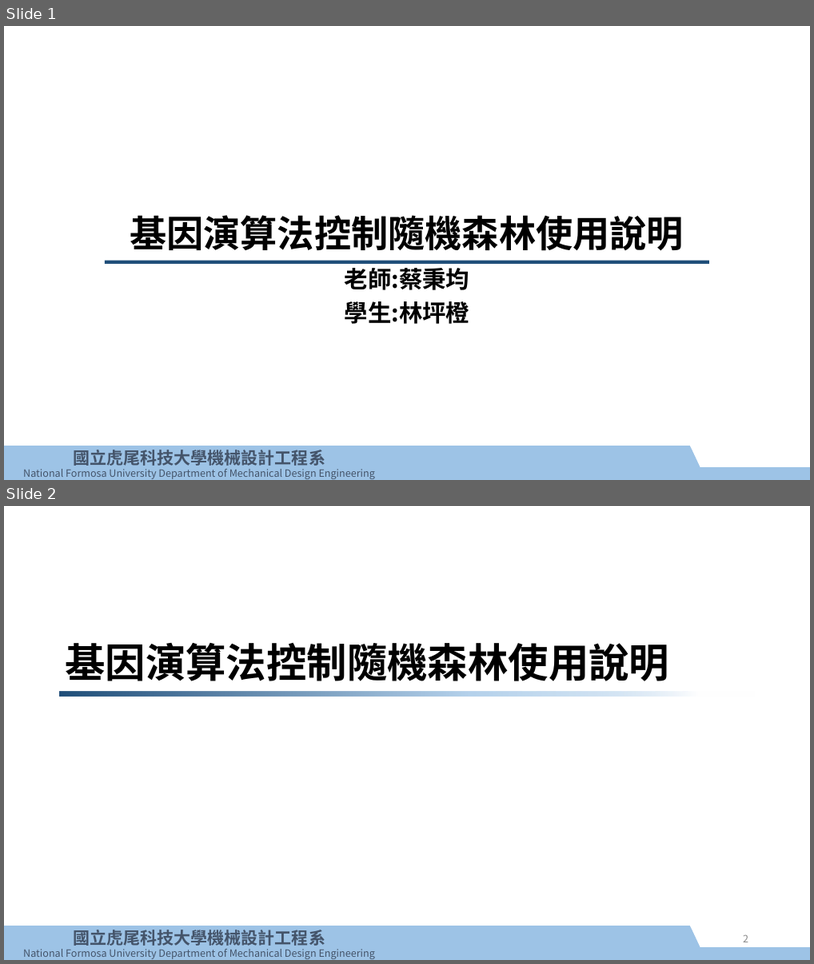
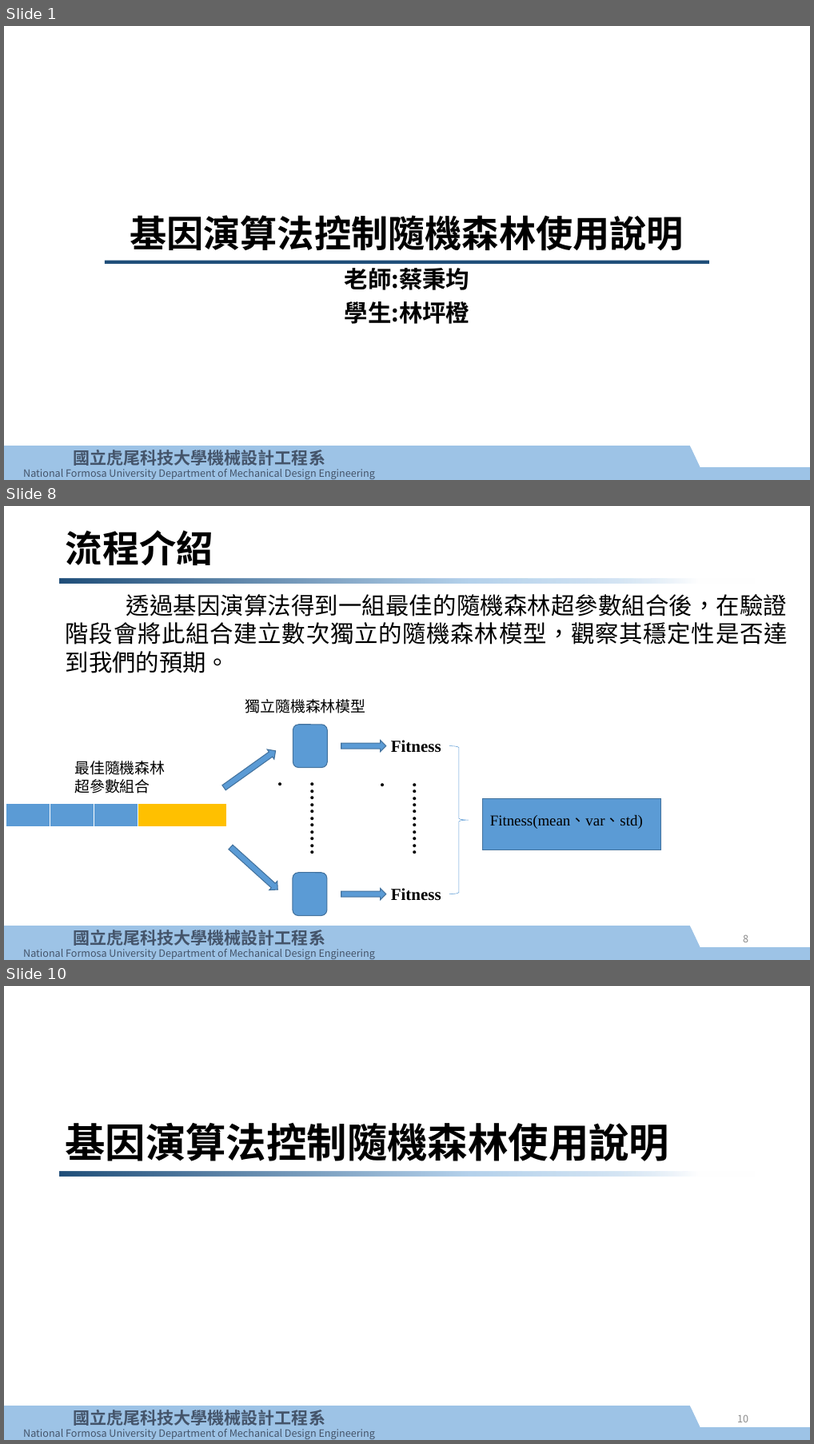
Before and after one commit to e970230/test, a slide deck: GA_RF/基因演算法控制隨機森林使用說明.pptx. Shown one above the other, each under a label of ours: slides 1 and 2 before the commit, slides 1, 8 and 10 after it; the slides between them are not shown. The pictures are 814x964 and 814x1444 pixels, drawn with LibreOffice and Linux fonts; fonts in the diff are those of the drawing; background and template pictures are left out. Boxes give left, top, right and bottom in pixels: in the first picture for what was removed or moved away, otherwise in the second. Text is boxed around its words. In the diff, an @@ line names an element or a change of style, - is before the commit and + after.

```diff
--- a/GA_RF/基因演算法控制隨機森林使用說明.pptx
+++ b/GA_RF/基因演算法控制隨機森林使用說明.pptx
@@ slide 8 added at (4, 506, 810, 960), background #FFFFFF; not listed: 4 template elements that a slide beside it also shows @@
@@ title added at (66, 530, 214, 565), 44 pt, text #000000, bold @@
+流程介紹
@@ rectangle added at (60, 579, 754, 584), fill gradient #1F4E79 to #B5D2EC to #FFFFFF @@
@@ text added at (66, 594, 788, 673), 28 pt, text #000000 @@
+透過基因演算法得到一組最佳的隨機森林超參數組合後，在驗證階段會將此組合建立數次獨立的隨機森林模型，觀察其穩定性是否達到我們的預期。
@@ text added at (245, 699, 366, 713), 18 pt, text #000000 @@
+獨立隨機森林模型
@@ rounded rectangle added at (293, 724, 328, 768), fill #5B9BD5, outline #43739E 1 pt @@
@@ right arrow added at (342, 740, 386, 752), fill #5B9BD5, outline #43739E 1 pt @@
@@ text added at (391, 740, 442, 752), 20 pt, text #000000, bold @@
+Fitness
@@ right brace added at (450, 745, 470, 894), outline #5B9BD5 0.5 pt @@
@@ text added at (74, 760, 165, 793), 18 pt, text #000000 @@
+最佳隨機森林超參數組合
@@ right arrow added at (221, 746, 279, 792), fill #5B9BD5, outline #43739E 1 pt @@
@@ text added at (296, 776, 341, 868), 32 pt, text #000000 @@
+............
@@ text added at (398, 776, 443, 868), 32 pt, text #000000 @@
+............
@@ table added at (6, 803, 138, 828), 1 rows, 3 columns @@
+ |  | 
@@ table added at (138, 803, 226, 828), 1 rows, 1 columns @@
+
@@ rectangle added at (482, 799, 661, 850), fill #5B9BD5, outline #43739E 1 pt @@
@@ text added at (490, 815, 643, 828), 18 pt, text #000000 @@
+Fitness(mean、var、std)
@@ right arrow added at (226, 843, 282, 894), fill #5B9BD5, outline #43739E 1 pt @@
@@ rounded rectangle added at (293, 872, 327, 915), fill #5B9BD5, outline #43739E 1 pt @@
@@ right arrow added at (342, 888, 386, 900), fill #5B9BD5, outline #43739E 1 pt @@
@@ text added at (391, 888, 442, 900), 20 pt, text #000000, bold @@
+Fitness
@@ page number added at (743, 935, 749, 942), 12 pt, text #8C8C8C @@
+8
@@ what was slide 2 is now slide 10 @@
@@ page number at (738, 1415, 749, 1422): text changed @@
-2
+10
```
Also in this commit, not shown: 7 slides changed, 7 other slides added, 4 slides removed.
